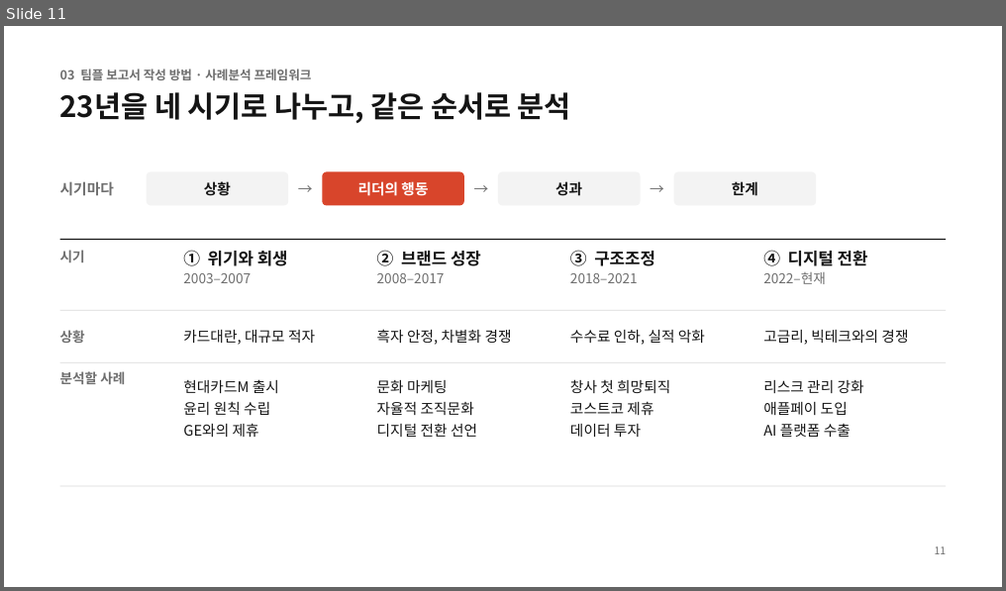
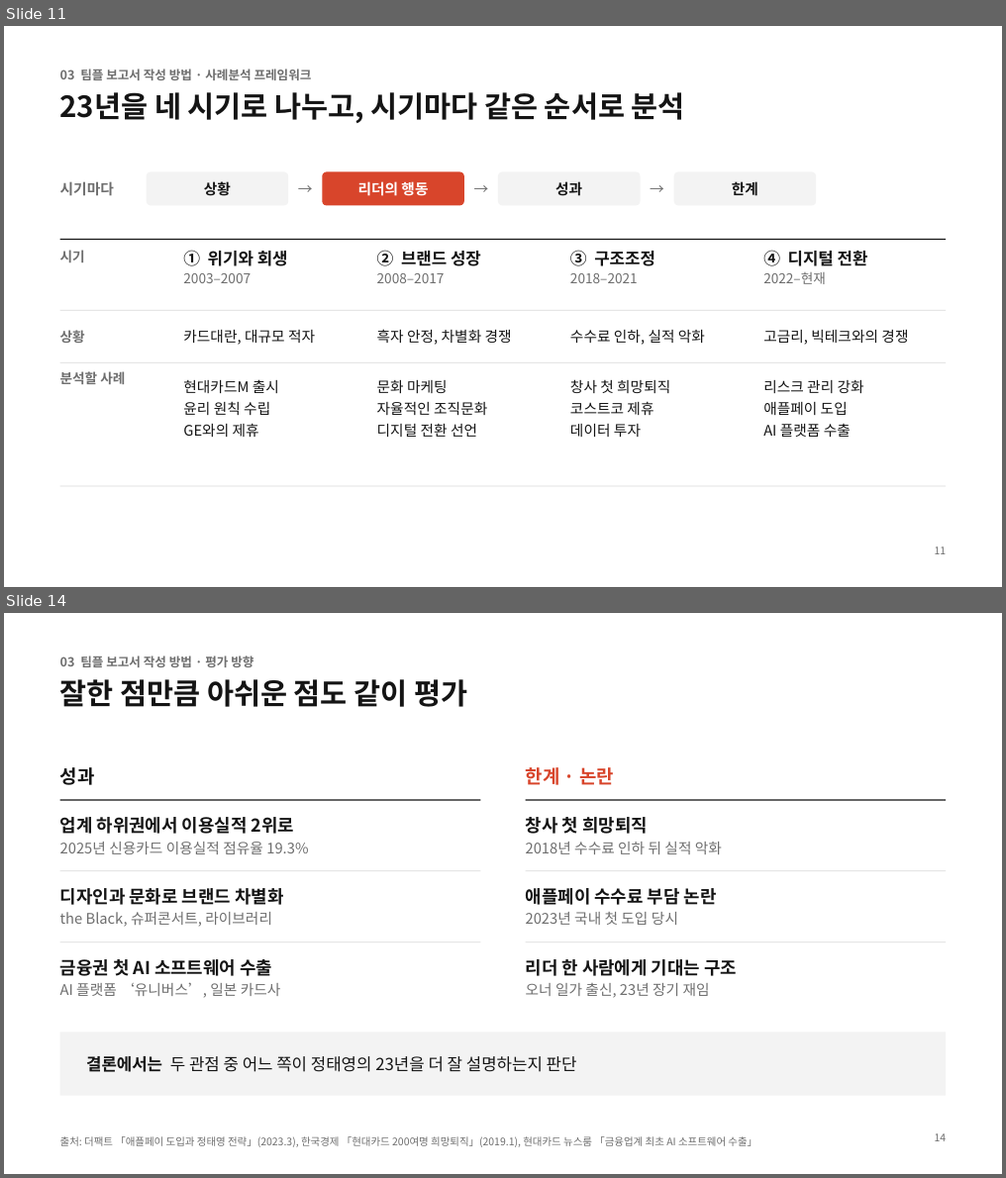
Before and after one commit to NATHAN18-ABLE/for-nathan, a slide deck: leadership-ppt/leadership-plan.pptx. Shown one above the other, each under a label of ours: slide 11 before the commit, slides 11 and 14 after it; the slides between them are not shown. The pictures are 1006x591 and 1006x1178 pixels, drawn with LibreOffice and Linux fonts; fonts in the diff are those of the drawing. Boxes give left, top, right and bottom in pixels: in the first picture for what was removed or moved away, otherwise in the second. Text is boxed around its words. In the diff, an @@ line names an element or a change of style, - is before the commit and + after.

```diff
--- a/leadership-ppt/leadership-plan.pptx
+++ b/leadership-ppt/leadership-plan.pptx
@@ slide 14 added at [4,613,1002,1174], background #FFFFFF @@
@@ text added at [60,656,253,667], 12 pt, text #6E6E6E, bold @@
+03 팀플 보고서 작성 방법 · 평가 방향
@@ title added at [60,679,467,707], 28 pt, text #141414, bold @@
+잘한 점만큼 아쉬운 점도 같이 평가
@@ text added at [60,767,95,785], 18 pt, text #141414, bold @@
+성과
@@ text added at [526,767,614,785], 18 pt, text #D8452B, bold @@
+한계 · 논란
@@ line added from (60, 800) to (481, 800), #141414 1.25 pt @@
@@ text added at [60,817,308,855], 14 pt, text #6E6E6E @@
+업계 하위권에서 이용실적 2위로
+2025년 신용카드 이용실적 점유율 19.3%
@@ line added from (526, 800) to (945, 800), #141414 1.25 pt @@
@@ text added at [526,817,722,855], 14 pt, text #6E6E6E @@
+창사 첫 희망퇴직
+2018년 수수료 인하 뒤 실적 악화
@@ line added from (60, 871) to (481, 871), #D9D9D9 0.75 pt @@
@@ line added from (526, 871) to (945, 871), #D9D9D9 0.75 pt @@
@@ text added at [60,888,283,927], 14 pt, text #6E6E6E @@
+디자인과 문화로 브랜드 차별화
+the Black, 슈퍼콘서트, 라이브러리
@@ text added at [526,888,717,925], 14 pt, text #6E6E6E @@
+애플페이 수수료 부담 논란
+2023년 국내 첫 도입 당시
@@ line added from (60, 943) to (481, 943), #D9D9D9 0.75 pt @@
@@ text added at [60,959,281,998], 14 pt, text #6E6E6E @@
+금융권 첫 AI 소프트웨어 수출
+AI 플랫폼 ‘유니버스’, 일본 카드사
@@ line added from (526, 943) to (945, 943), #D9D9D9 0.75 pt @@
@@ text added at [526,959,737,998], 14 pt, text #6E6E6E @@
+리더 한 사람에게 기대는 구조
+오너 일가 출신, 23년 장기 재임
@@ rectangle added at [60,1032,945,1096], fill #F3F3F3 @@
@@ text added at [86,1057,577,1072], 16 pt, text #141414 @@
+결론에서는 두 관점 중 어느 쪽이 정태영의 23년을 더 잘 설명하는지 판단
@@ text added at [60,1137,757,1148], 10 pt, text #6E6E6E @@
+출처: 더팩트 「애플페이 도입과 정태영 전략」(2023.3), 한국경제 「현대카드 200여명 희망퇴직」(2019.1), 현대카드 뉴스룸 「금융업계 최초 AI 소프트웨어 수출」
@@ page number added at [935,1134,946,1142], 10 pt, text #6E6E6E @@
+14
@@ slide 11 changed as well @@
@@ title at [60,92,685,123]: text changed @@
-23년을 네 시기로 나누고, 같은 순서로 분석
+23년을 네 시기로 나누고, 시기마다 같은 순서로 분석
@@ text at [377,402,487,415]: text changed @@
-자율적 조직문화
+자율적인 조직문화
```
Also in this commit, not shown: 13 other slides changed, 1 other slide added, 2 slides removed, 3 other files.
